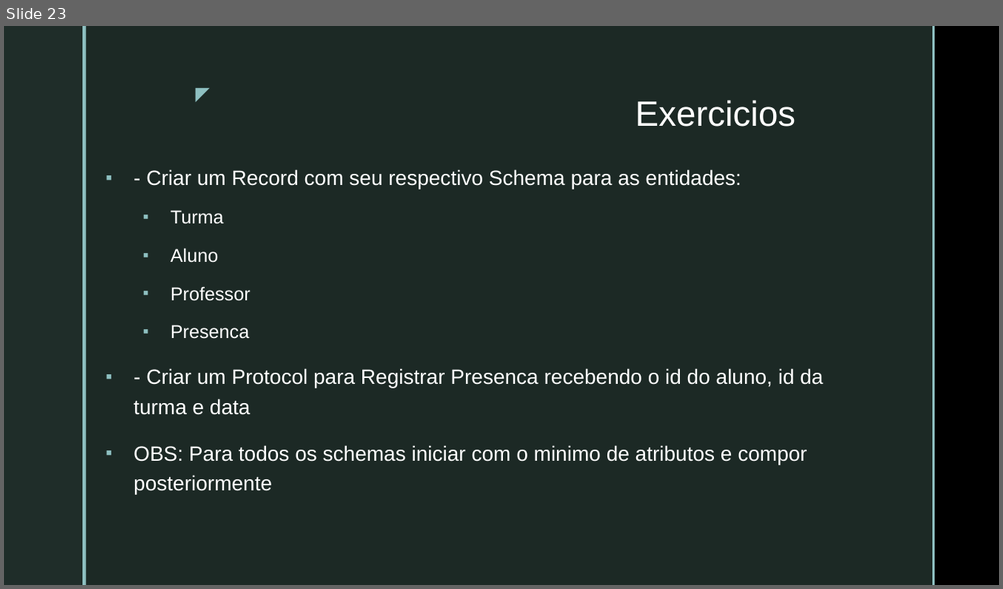
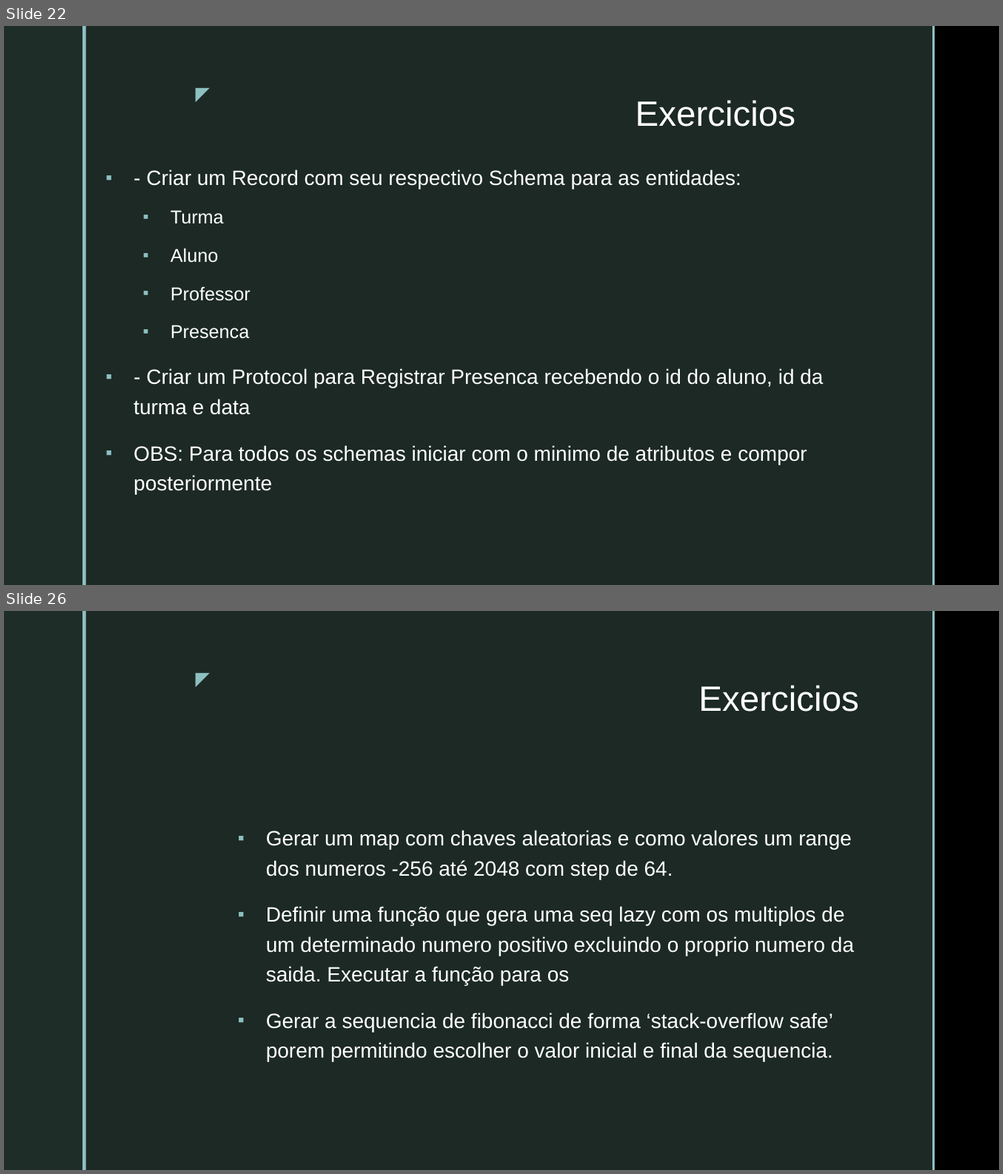
Before and after one commit to VictorInacio/curso-clojure-mybank, a slide deck: doc/NUBOOT-MOD3-PROG-TEC-CLJ.pptx. Shown one above the other, each under a label of ours: slide 23 before the commit, slides 22 and 26 after it; the slides between them are not shown. The pictures are 1003x589 and 1003x1174 pixels, drawn with LibreOffice and Linux fonts; fonts in the diff are those of the drawing; background and template pictures are left out. Boxes give left, top, right and bottom in pixels: in the first picture for what was removed or moved away, otherwise in the second. Text is boxed around its words. In the diff, an @@ line names an element or a change of style, - is before the commit and + after.

```diff
--- a/doc/NUBOOT-MOD3-PROG-TEC-CLJ.pptx
+++ b/doc/NUBOOT-MOD3-PROG-TEC-CLJ.pptx
@@ slide 26 added at box(4, 611, 999, 1170), background picture (left out); not listed: 5 template elements that a slide beside it also shows @@
@@ title added at box(698, 685, 858, 712), 34 pt, text #FFFFFF @@
+Exercicios
@@ text added at box(266, 830, 854, 1062), 20 pt, text #FFFFFF @@
+▪ Gerar um map com chaves aleatorias e como valores um range dos numeros -256 até 2048 com step de 64.
+▪ Definir uma função que gera uma seq lazy com os multiplos de um determinado numero positivo excluindo o proprio numero da saida. Executar a função para os
+▪ Gerar a sequencia de fibonacci de forma ‘stack-overflow safe’ porem permitindo escolher o valor inicial e final da sequencia.
@@ what was slide 23 is now slide 22 @@
```
Also in this commit, not shown: 1 slide changed, 2 other slides added.
